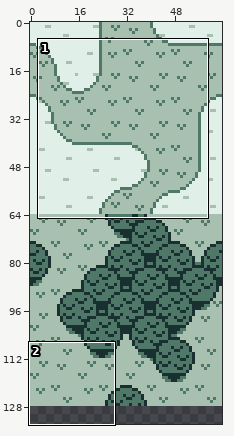
One commit to this sprite sheet: assets/sprites/tiles.png. The first picture is a wide view before the edit; the outline marks the close-up.
Close-up. Before the commit:
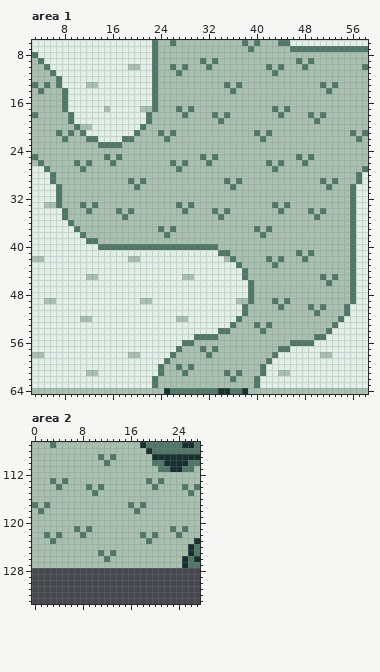
The file is 64x256 pixels. Shown: area 1: x 3..58, y 6..64; area 2: x 0..27, y 107..133. The wide view leaves out empty margins.
After the commit:
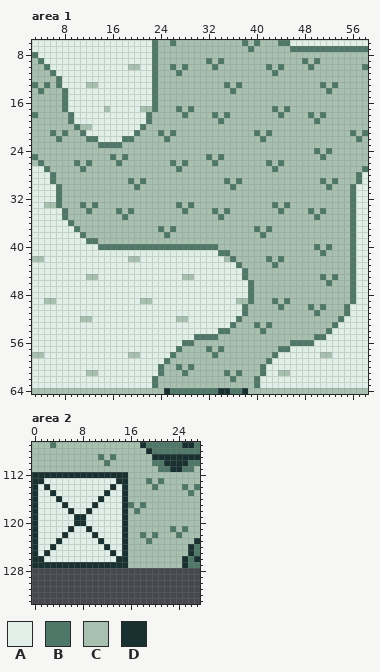
Palette (. is transparent): A #e0f0e8  B #507868  C #a8c0b0  D #183030
Changes in this commit:
Area 1:
Colour B replaces colour C in row 9 at x 32, 34, 48 and 50; in row 10 at x 33 and 49; in row 21 at x 6 and 8; in row 22 at x 7; in row 24 at x 50 and 52; in row 25 at x 16, 18, 32, 34 and 51.
Colour B replaces colour C in row 26 at x 17 and 33; in row 40 at x 50 and 52; in row 41 at x 51; in row 57 at x 32 and 34; in row 58 at x 33.
Colour C replaces colour B in row 9 at x 31, 33, 47 and 49; in row 10 at x 32 and 48; in row 21 at x 7 and 9; in row 22 at x 8; in row 25 at x 15, 17, 31, 33, 47 and 49; in row 26 at x 16, 32 and 48.
Colour C replaces colour B in row 41 at x 47 and 49; in row 42 at x 48; in row 57 at x 31 and 33; in row 58 at x 32.
Area 2:
Colour A replaces colour B in row 113 at x 3 and 5; in row 114 at x 4, 9 and 11; in row 115 at x 10; in row 117 at x 2; in row 118 at x 1; in row 121 at x 7.
Colour A replaces colour B in row 122 at x 2, 4 and 8; in row 123 at x 3; in row 125 at x 11; in row 126 at x 12.
Colour A replaces colour C in row 113 at x 2, 4 and 6 to 13; in row 114 at x 1, 3, 5 to 8, 10, 12 and 14; in row 115 at x 1 to 2, 4 to 9, 11 and 13 to 14; in row 116 at x 1 to 3, 5 to 10 and 12 to 14; in row 117 at x 1, 3 to 4, 6 to 9 and 11 to 14; in row 118 at x 2 to 5, 7 to 8 and 10 to 14.
Colour A replaces colour C in rows 119 to 120 at x 1 to 6 and 9 to 14; in row 121 at x 1 to 5, 8 and 10 to 14; in row 122 at x 1, 3, 6 to 7, 9 and 11 to 14; in row 123 at x 1 to 2, 5 to 10 and 12 to 14; in row 124 at x 1 to 2, 4 to 11 and 13 to 14; in row 125 at x 1, 3 to 10, 12 and 14.
Colour A replaces colour C in row 126 at x 2 to 11 and 13.
Colour D replaces colour B in row 117 at x 0; in row 121 at x 9; in row 125 at x 13.
Colour D replaces colour C in row 112 at x 0 to 15; in row 113 at x 0 to 1 and 14 to 15; in row 114 at x 0, 2, 13 and 15; in row 115 at x 0, 3, 12 and 15; in row 116 at x 0, 4, 11 and 15; in row 117 at x 5, 10 and 15.
Colour D replaces colour C in row 118 at x 0, 6, 9 and 15; in rows 119 to 120 at x 0, 7 to 8 and 15; in row 121 at x 0, 6 and 15; in row 122 at x 0, 5, 10 and 15; in row 123 at x 0, 4, 11 and 15; in row 124 at x 0, 3, 12 and 15.
Colour D replaces colour C in row 125 at x 0, 2 and 15; in row 126 at x 0 to 1 and 14 to 15; in row 127 at x 0 to 15.
